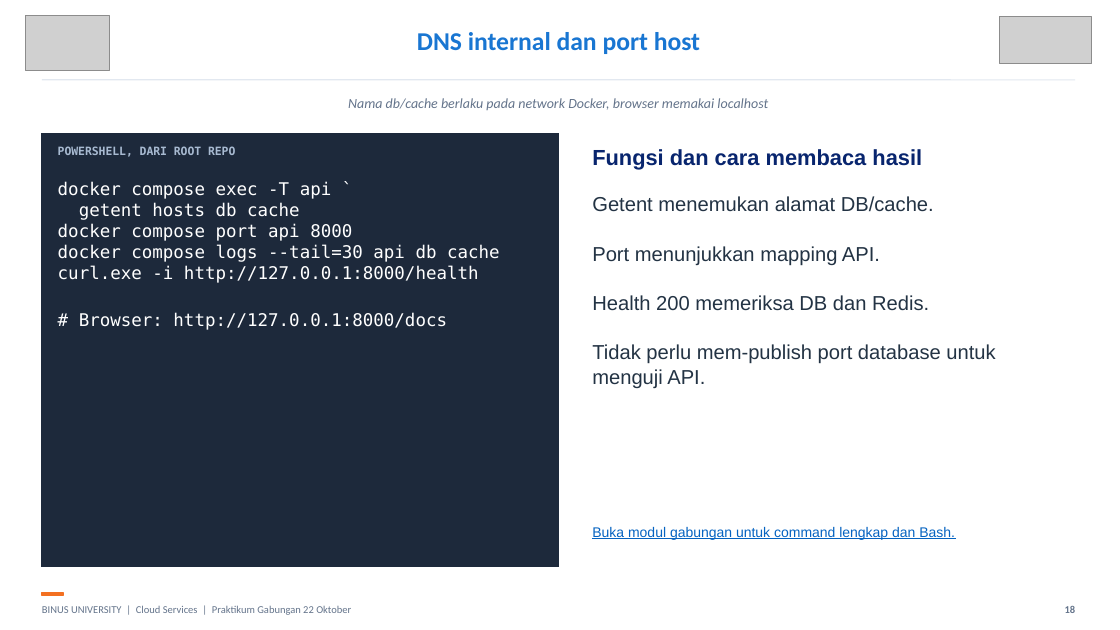
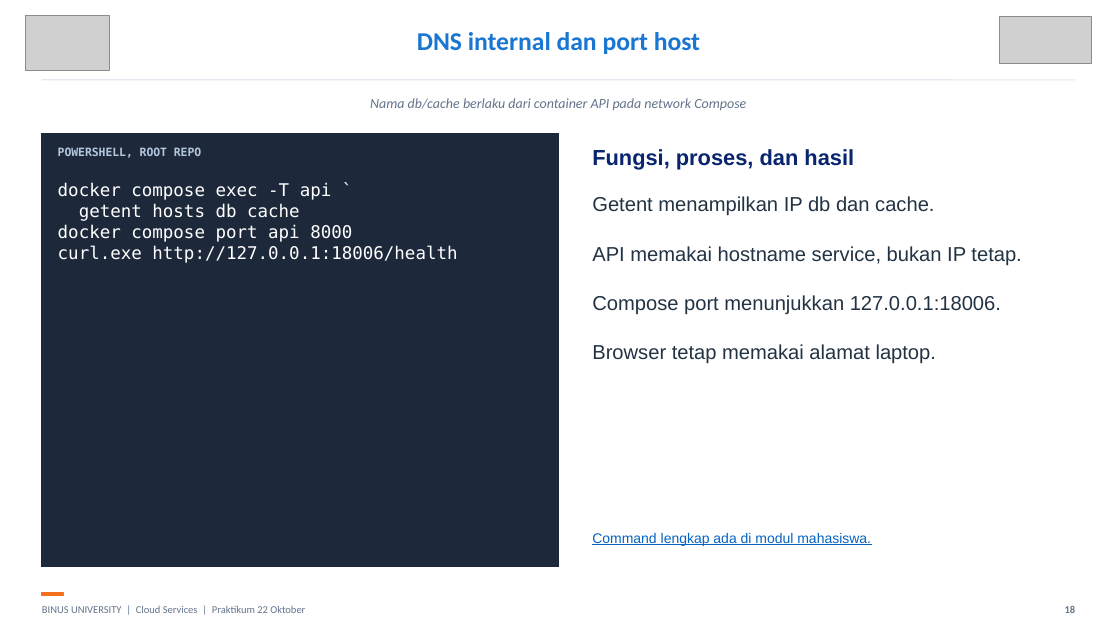
Before and after one commit to SeedFlora/meet6CloudService, a slide deck: slide 18 of slides/LAB_GABUNGAN_DOCKER_CORE_COMPOSE_22_OKTOBER.pptx. Drawn at 1120x630 pixels with LibreOffice and Linux fonts; fonts in the diff are those of the drawing; grey boxes stand for pictures. Boxes give left, top, right and bottom in pixels: in the first picture for what was removed or moved away, otherwise in the second. Text is boxed around its words. In the diff, an @@ line names an element or a change of style, - is before the commit and + after.

Commit message:
Make Core and Compose workshop linear, local, and ready for classroom use

```diff
--- a/slides/LAB_GABUNGAN_DOCKER_CORE_COMPOSE_22_OKTOBER.pptx
+++ b/slides/LAB_GABUNGAN_DOCKER_CORE_COMPOSE_22_OKTOBER.pptx
@@ text at (370, 98, 746, 110): text changed @@
-Nama db/cache berlaku pada network Docker, browser memakai localhost
+Nama db/cache berlaku dari container API pada network Compose
@@ text at (58, 147, 201, 158): text changed; text colour #A8BAD1 to #B5C7DD @@
-POWERSHELL, DARI ROOT REPO
+POWERSHELL, ROOT REPO
@@ text at (592, 149, 854, 170): text changed @@
-Fungsi dan cara membaca hasil
+Fungsi, proses, dan hasil
@@ text at (592, 196, 1021, 364): text changed @@
-Getent menemukan alamat DB/cache.
-Port menunjukkan mapping API.
-Health 200 memeriksa DB dan Redis.
-Tidak perlu mem-publish port database untuk menguji API.
+Getent menampilkan IP db dan cache.
+API memakai hostname service, bukan IP tetap.
+Compose port menunjukkan 127.0.0.1:18006.
+Browser tetap memakai alamat laptop.
@@ text at (58, 246, 457, 263): text changed @@
-docker compose logs --tail=30 api db cache
-curl.exe -i http://127.0.0.1:8000/health
-# Browser: http://127.0.0.1:8000/docs
+curl.exe http://127.0.0.1:18006/health
@@ text at (592, 533, 871, 546): text changed @@
-Buka modul gabungan untuk command lengkap dan Bash.
+Command lengkap ada di modul mahasiswa.
@@ text at (42, 605, 305, 613): text changed @@
-BINUS UNIVERSITY | Cloud Services | Praktikum Gabungan 22 Oktober
+BINUS UNIVERSITY | Cloud Services | Praktikum 22 Oktober
```
Also in this commit, not shown: 19 other slides changed, 10 slides added, 9 slides removed, 17 other files.
